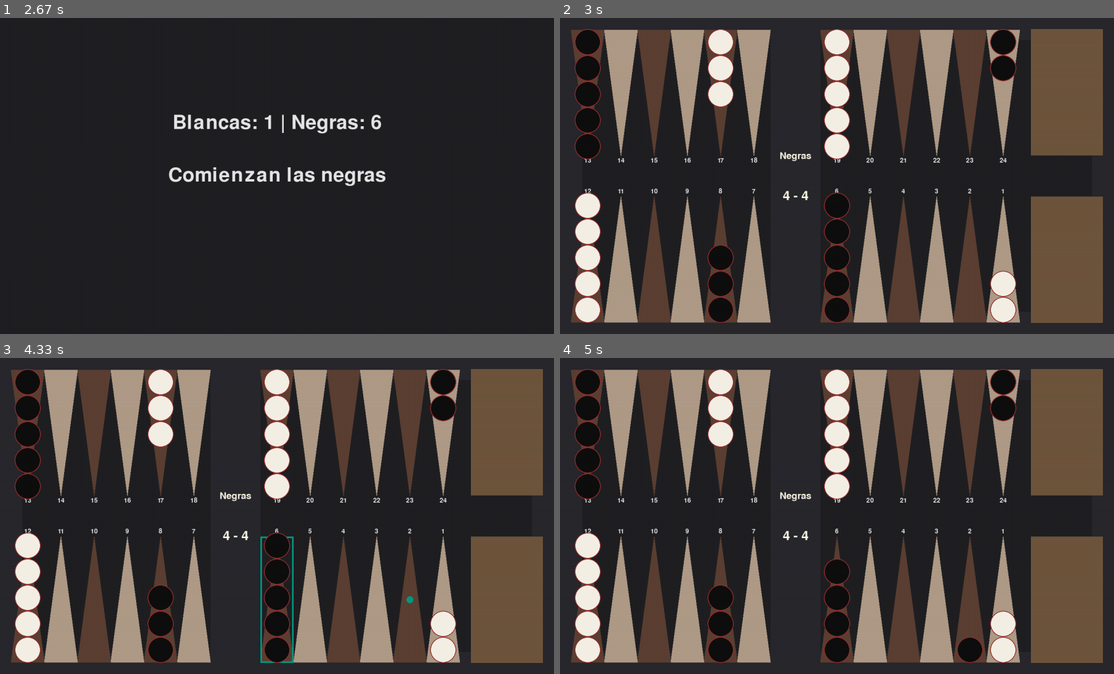
Above: before the commit, frames 1-4 (two rows, left to right).
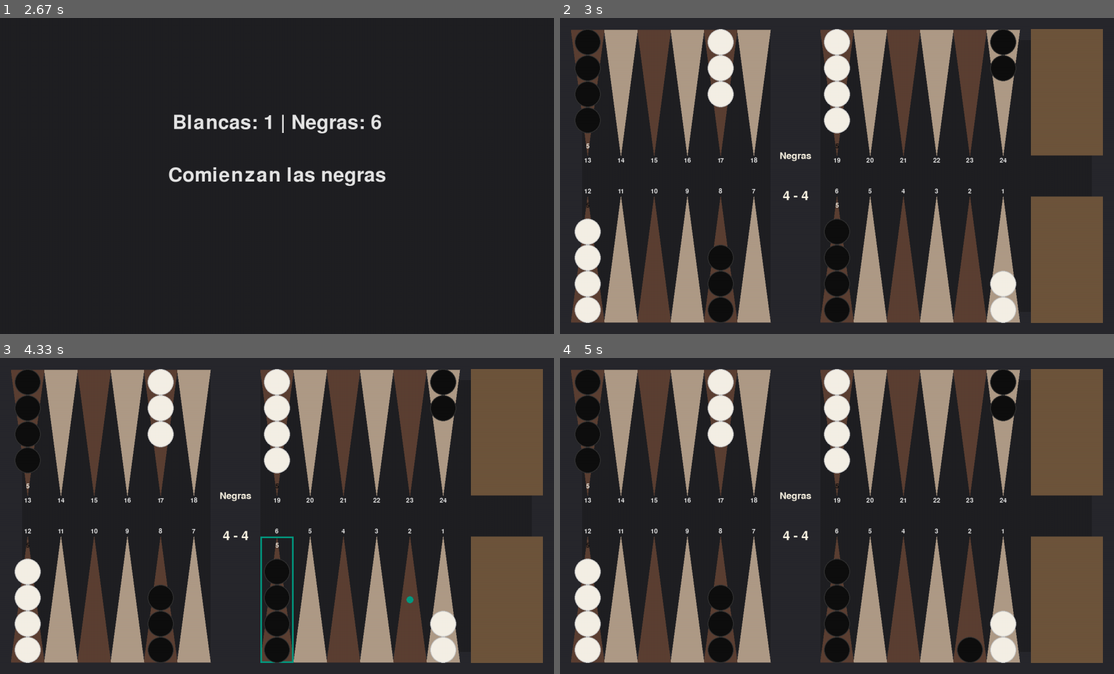
Above: after the commit, the same moments.

Repository: BarbozaFederico/rback
Game: pygame game, started from backgammon/pygame_ui/ui.py
Two runs of this game, one before a commit and one after it. Both use one fixed random seed, a clock stepped at 60 frames per second and the inputs below.
Inputs (mouse positions are in pixels of both pictures, inside the frame that each line leads up to):
- Up to frame 1 (2.67 s): click (277, 176) at 0.38 s
- Up to frame 2 (3 s): no input
- Up to frame 3 (4.33 s): click (421, 566) at 3.22 s; click (277, 598) at 4.05 s, where only the run after the commit has a clickable "5"
- Up to frame 4 (5 s): click (969, 598) at 4.38 s

Frame 1 is identical in both runs. In frame 2, 2.1% of the frame differs, in the area x 2-83%, y 3-97%; in frame 3, 2.2%; in frame 4, 2.1%.

Commit message:
feat(ui): Overhaul Checker Stacking and Visual Design
This commit introduces a comprehensive set of UI enhancements to modernize the game's appearance and improve visual clarity.

- **Prevents Overlap:** The checker stacking logic has been updated to display a maximum of four checkers on a point. For stacks of five or more, a numerical count is shown in place of the fifth checker, preventing overlap with the column numbers.
- **Modernized Checkers:** The visual style of the checkers has been updated. The harsh red outline has been removed and replaced with subtle, modern borders: a light gray for white checkers and a dark gray for black checkers.
- **Fixes Column Number Position:** The vertical position of the column numbers has been adjusted to ensure a clear and consistent margin between them and the checkers.
- **Maintains Previous UI Fixes:** This change builds upon previous enhancements, including the redesigned central bar for game info and the corrected hitboxes for bar checkers.

Diff:
--- a/backgammon/pygame_ui/ui.py
+++ b/backgammon/pygame_ui/ui.py
@@ -21,7 +21,8 @@
 COLOR_PIEZA_NEGRA     = (15, 15, 15)      # Negro mate
 COLOR_PIEZA_BLANCA    = (245, 240, 230)   # Marfil cálido (evita blanco chillón)
 
-COLOR_BORDE_FICHA     = (153, 45, 45)     # Vino oscuro suave (en vez de rojo puro)
+COLOR_BORDE_BLANCA    = (200, 200, 200)   # Borde gris claro para fichas blancas
+COLOR_BORDE_NEGRA     = (50, 50, 50)      # Borde gris oscuro para fichas negras
 COLOR_TEXTO_NEGRO     = (230, 230, 230)   # Gris claro para texto sobre fondo oscuro
 COLOR_TEXTO_BLANCO    = (250, 244, 227)   # Blanco cálido para contraste
 
@@ -209,7 +210,8 @@
                 continue
 
             rect = self.point_rects[point_idx]
-            color = checker_colors[checkers[0].get_color()]
+            player_color = checkers[0].get_color()
+            checker_color = checker_colors[player_color]
             is_top_row = point_idx >= 12
             direction = 1 if is_top_row else -1
             base_y = (
@@ -218,27 +220,39 @@
                 else rect.bottom - self.checker_radius
             )
 
-            for i, checker in enumerate(checkers):
-                if i >= 5:
-                    count_text = self.font.render(
-                        str(len(checkers)), True, COLOR_TEXTO_BLANCO
-                    )
-                    # The circle for the count is at the 5th position (index 4)
-                    circle_y = base_y + (4 * 2 * self.checker_radius * direction)
-                    text_rect = count_text.get_rect(
-                        center=(rect.centerx, circle_y)
-                    )
-                    self.screen.blit(count_text, text_rect)
-                    break
-
+            # Draw up to 4 checkers
+            num_to_draw = min(len(checkers), 4)
+            for i in range(num_to_draw):
                 center_x = rect.centerx
                 center_y = base_y + (i * 2 * self.checker_radius * direction)
+                border_color = (
+                    COLOR_BORDE_BLANCA
+                    if player_color == "blancas"
+                    else COLOR_BORDE_NEGRA
+                )
                 pygame.draw.circle(
-                    self.screen, color, (center_x, center_y), self.checker_radius
+                    self.screen, checker_color, (center_x, center_y), self.checker_radius
                 )
                 pygame.draw.circle(
-                    self.screen, COLOR_BORDE_FICHA, (center_x, center_y), self.checker_radius, 2
-                )
+                    self.screen,
+                    border_color,
+                    (center_x, center_y),
+                    self.checker_radius,
+                    2,
+                )
+
+            # If there are 5 or more checkers, display the count instead of the 5th checker
+            if len(checkers) > 4:
+                text_color = (
+                    COLOR_PIEZA_NEGRA
+                    if player_color == "blancas"
+                    else COLOR_PIEZA_BLANCA
+                )
+                count_text = self.font.render(str(len(checkers)), True, text_color)
+                # Position the count where the 5th checker would be (index 4)
+                count_y = base_y + (4 * 2 * self.checker_radius * direction)
+                text_rect = count_text.get_rect(center=(rect.centerx, count_y))
+                self.screen.blit(count_text, text_rect)
 
         # Draw checkers on the bar
         bar_x = self.board_edge + 6 * self.point_width + self.bar_width / 2
@@ -257,11 +271,16 @@
             center_y = positions[color_name]
 
             # Draw a single checker representing the stack on the bar
+            border_color = (
+                COLOR_BORDE_BLANCA
+                if color_name == "blancas"
+                else COLOR_BORDE_NEGRA
+            )
             pygame.draw.circle(
                 self.screen, color, (bar_x, center_y), self.checker_radius
             )
             pygame.draw.circle(
-                self.screen, COLOR_BORDE_FICHA, (bar_x, center_y), self.checker_radius, 2
+                self.screen, border_color, (bar_x, center_y), self.checker_radius, 2
             )
 
             # If there's more than one, draw the count
